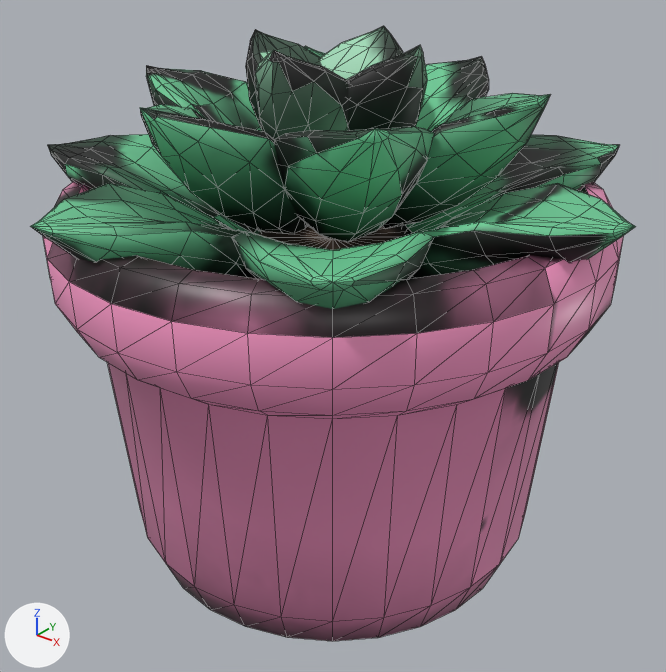
An edit to the glTF model client/public/models/succulent.glb, drawn before and after from the same camera.
One viewpoint serves both versions: a 50 mm lens placed at (0.0948, -0.1186, 0.1165), pointed at (0.0018, -0.0023, 0.0444). The axes (+X, +Y, +Z) are drawn at lower left. The lights are the same throughout. The older version comes first. Mesh edges are drawn as thin lines. Vertices at exactly the same position are counted once.

The first picture shows 'succulent'.
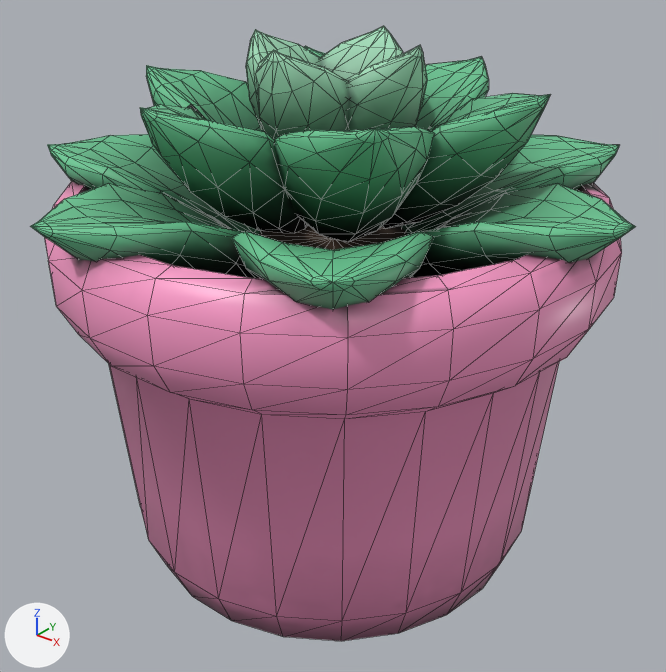
Scene script edits in JSON lines:
```json
{"block": "me_succulent", "where": "# used by ob_succulent; location = (0.0, 0.0, 0.0)"}
{"op": "remove", "block": "me_succulent", "code": "me_succulent.from_pydata(...)  # 1596 vertices, 3120 faces; spans x -0.048..0.0524, y -0.0511..0.0511, z 0.0..0.0954"}
{"op": "add", "block": "me_succulent", "code": "me_succulent.from_pydata(...)  # 1524 vertices, 2976 faces; spans x -0.048..0.0524, y -0.0511..0.0511, z 0.0..0.0954"}
{"block": "me_succulent", "change": "me_succulent part 1: 224 vertices moved from x -0.0468..0.0468, y -0.0447..0.0447, z 0.0..0.0712 to x -0.0461..0.0461, y -0.0475..0.0475, z 0.0..0.0712; 88 vertices removed from x -0.0286..0.0286, y -0.048..0.048, z 0.0..0.0712; 16 vertices added at x -0.019..0.019, y -0.0475..0.0475, z 0.0028..0.0712"}
{"block": "me_succulent", "change": "me_succulent part 2: 2884 kept faces spanning x -0.048..0.0524, y -0.0511..0.0511, z 0.0..0.0954 get new texture (UV) coordinates"}
```

Changed parts and their boxes (x1, y1, x2, y2) in the pictures (666 x 672 px; the box of a moved part takes in the faces that stretch with it):
```json
{"part": 1, "of": "me_succulent", "change": "moved or reshaped", "before": [43, 182, 624, 641], "after": [45, 182, 622, 641]}
{"part": 2, "of": "me_succulent", "change": "surface changed", "before": [30, 26, 626, 641], "after": [30, 26, 626, 641]}
```
